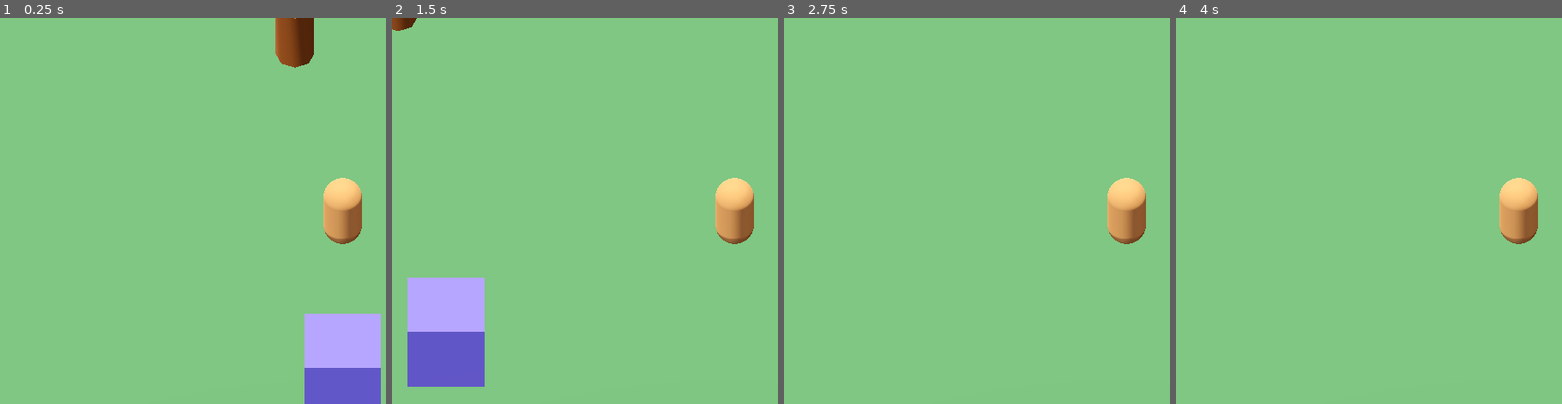
Above: before the commit, frames 1-4 (left to right).
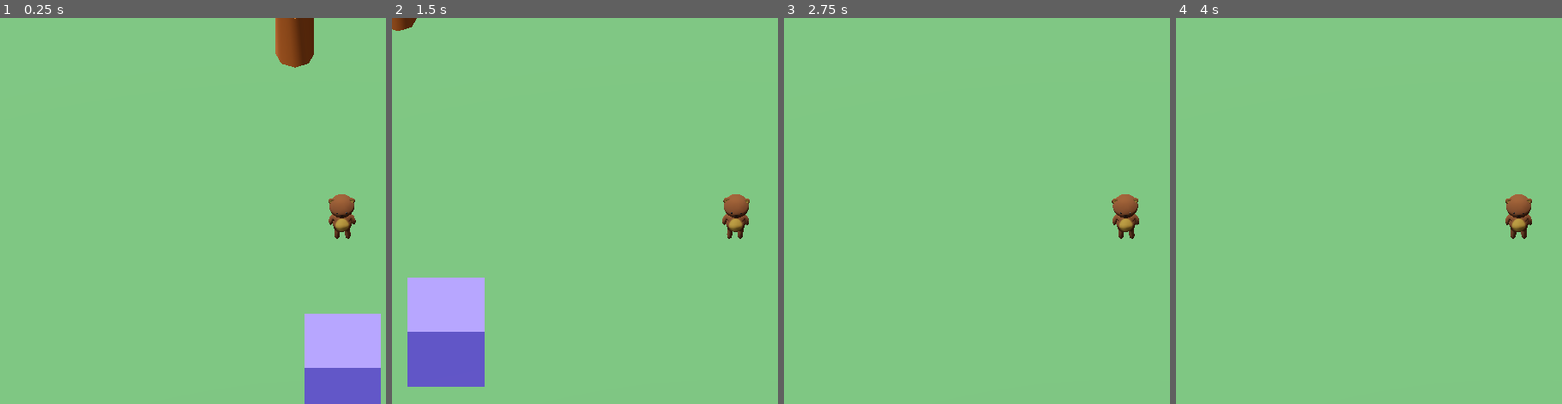
Above: after the commit, the same moments.

Repository: CodeRecode/gdwild85
Game: Godot game, scene res://world.tscn
The game is run twice, just before and just after one commit, with the same random seed, the same clock (stepped at 60 frames per second) and the same inputs.
Inputs:
- Up to frame 1 (0.25 s): no input
- Up to frame 2 (1.5 s): tap Enter at 0.5 s; hold Right (move_right) 0.53-1.28 s; hold Shift (run_modifier) 0.53-1.28 s; hold S (move_down) from 1.28 s (still down); tap Shift (run_modifier) at 1.35 s
- Up to frame 3 (2.75 s): release S (move_down) at 2.03 s; hold Right (move_right) from 2.03 s (still down); hold Shift (run_modifier) from 2.03 s (still down)
- Up to frame 4 (4 s): tap Space at 2.75 s; release Right (move_right) at 2.78 s; release Shift (run_modifier) at 2.78 s; hold W (move_up) 2.78-3.53 s; tap Shift (run_modifier) at 2.85 s; tap Enter at 3.5 s; hold A (move_left) from 3.53 s (still down); hold Shift (run_modifier) from 3.53 s (still down)

The runs differ from the first frame. In frame 1, 1.4% of the frame differs, in the area x 83-94%, y 41-59%; in frame 2, 1.4%; in frame 3, 1.4%; in frame 4, 1.4%.

Commit message:
Adding bear char

Diff:
--- a/characters/player/player.gd
+++ b/characters/player/player.gd
@@ -1,5 +1,7 @@
 extends CharacterBody3D
 class_name Player
+
+@onready var animation_player: AnimationPlayer = $animalchar/AnimationPlayer
 
 
 const SPEED = 5.0
@@ -7,6 +9,10 @@
 var running: bool = false
 var can_interact: bool = false
 
+func _ready() -> void:
+	var idle_anim = animation_player.get_animation("Idle")
+	idle_anim.loop_mode = Animation.LOOP_LINEAR
+	animation_player.play("Idle")
 
 func _physics_process(delta: float) -> void:
 	_read_movement_input()
--- a/characters/player/player.tscn
+++ b/characters/player/player.tscn
@@ -1,6 +1,7 @@
-[gd_scene load_steps=6 format=3 uid="uid://48aeicl5desn"]
+[gd_scene load_steps=7 format=3 uid="uid://48aeicl5desn"]
 
 [ext_resource type="Script" uid="uid://2w6duw55c6c5" path="res://characters/player/player.gd" id="1_4flbx"]
+[ext_resource type="PackedScene" uid="uid://bbkbbkvnak3vo" path="res://art/bear.glb" id="2_xxgcw"]
 
 [sub_resource type="CapsuleShape3D" id="CapsuleShape3D_gv5m4"]
 
@@ -25,8 +26,31 @@
 size = 10.0
 
 [node name="MeshInstance3D" type="MeshInstance3D" parent="."]
+visible = false
 material_override = SubResource("StandardMaterial3D_fj7yv")
 mesh = SubResource("CapsuleMesh_tlwt5")
+
+[node name="animalchar" parent="." instance=ExtResource("2_xxgcw")]
+transform = Transform3D(0.25, 0, 0, 0, 0.25, 0, 0, 0, 0.25, 0, -1, 0)
+
+[node name="Skeleton3D" parent="animalchar/Armature" index="0"]
+bones/1/position = Vector3(-1.4566e-09, 1.41441, 0)
+bones/2/rotation = Quaternion(0.707107, 0, 0, 0.707107)
+bones/4/rotation = Quaternion(0, 0, -3.50267e-11, 1)
+bones/5/rotation = Quaternion(-1.16415e-10, 1.19218e-07, 1.38778e-17, 1)
+bones/6/rotation = Quaternion(-0.205954, 0.0476917, -0.76801, 0.60454)
+bones/7/position = Vector3(-0.118206, 0.862694, 0.116804)
+bones/7/rotation = Quaternion(0.0266705, 0.185064, -0.449121, 0.873688)
+bones/8/rotation = Quaternion(0.024959, 0.0439738, -0.199483, 0.978596)
+bones/9/rotation = Quaternion(-0.205954, -0.0476917, 0.76801, 0.60454)
+bones/10/position = Vector3(0.118206, 0.862694, 0.116804)
+bones/10/rotation = Quaternion(0.0266705, -0.185064, 0.449121, 0.873688)
+bones/11/rotation = Quaternion(0.0249591, -0.0439738, 0.199483, 0.978596)
+bones/13/rotation = Quaternion(0.851716, 0.512965, 0.00649546, 0.106792)
+bones/14/rotation = Quaternion(0.051679, -0.000204247, -0.00221661, 0.998661)
+bones/16/rotation = Quaternion(0.851716, -0.512965, -0.00649593, 0.106792)
+bones/17/rotation = Quaternion(0.0516807, 0.000204259, 0.00221645, 0.998661)
+bones/19/rotation = Quaternion(0.0157379, 0.703302, 0.710546, -0.0155774)
 
 [node name="InteractableDetector" type="Area3D" parent="."]
 transform = Transform3D(2, 0, 0, 0, 2, 0, 0, 0, 2, 0, 0, 0)
@@ -39,3 +63,5 @@
 
 [connection signal="area_shape_entered" from="InteractableDetector" to="." method="_on_interactable_detector_area_shape_entered"]
 [connection signal="body_entered" from="InteractableDetector" to="." method="_on_interactable_detector_body_entered"]
+
+[editable path="animalchar"]
Binary file added: art/bear.glb
Not shown, added: art/bear.glb.import
Binary file added: art/bear_BearText.png
Not shown, added: art/bear_BearText.png.import
